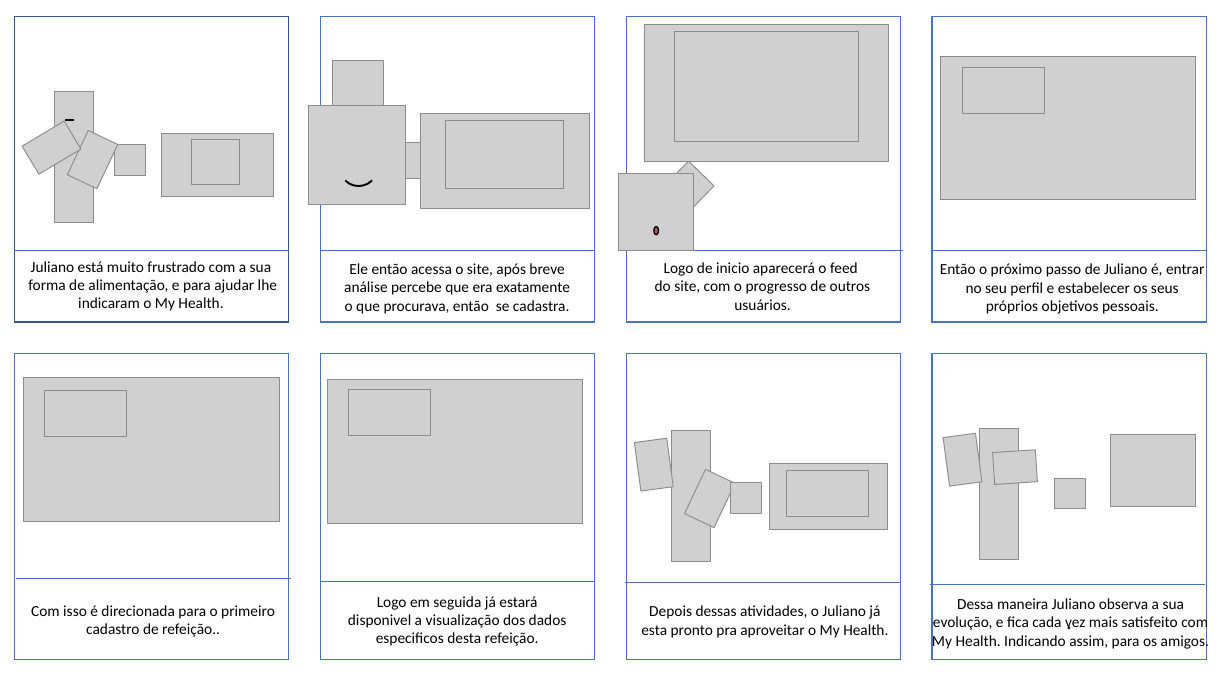
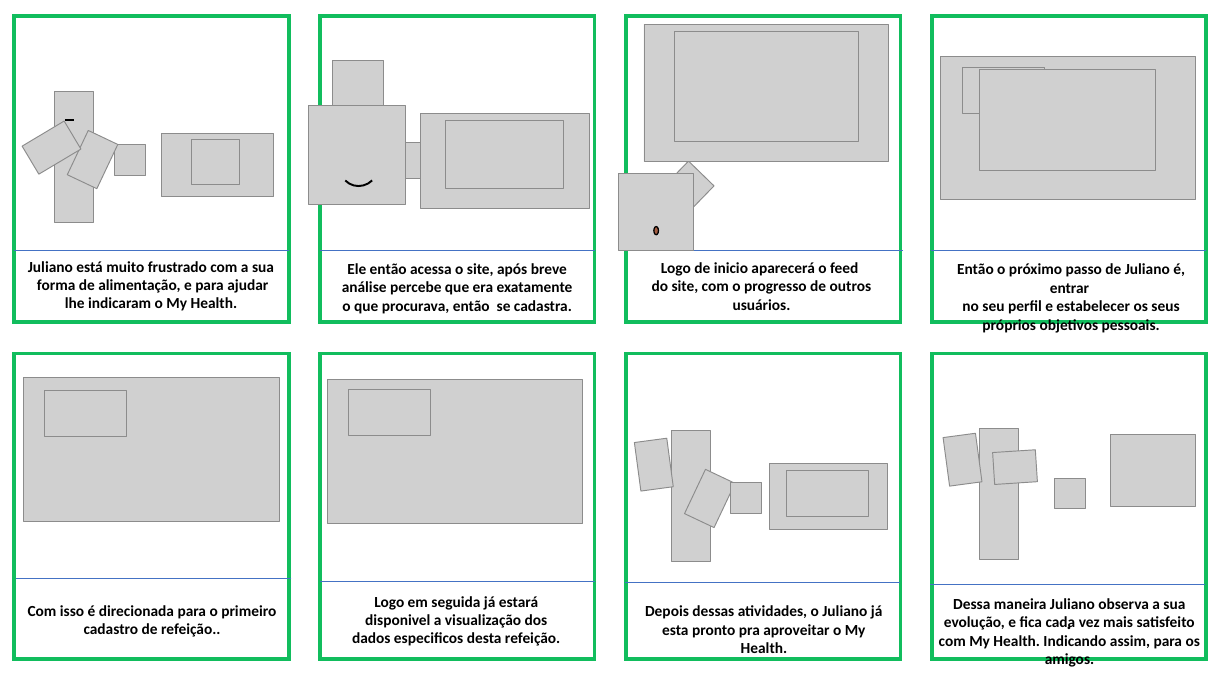
Before and after one commit to mileneoliveira/grupo04-react-web, a slide deck: slide 1 of Documentação/Documentação_Teorica/StoryboardMH.pptx. Drawn at 1232x693 pixels with LibreOffice and Linux fonts; fonts in the diff are those of the drawing; grey boxes stand for pictures. Boxes give left, top, right and bottom in pixels: in the first picture for what was removed or moved away, otherwise in the second. Text is boxed around its words. In the diff, an @@ line names an element or a change of style, - is before the commit and + after.

```diff
--- a/Documentação/Documentação_Teorica/StoryboardMH.pptx
+++ b/Documentação/Documentação_Teorica/StoryboardMH.pptx
@@ rectangle at (14, 17, 288, 323): outline #325491 1 pt to #11BD5D 3 pt @@
@@ picture added at (980, 69, 1156, 171) @@
@@ outline #4472C4 1 pt to #11BD5D 3 pt in 7 elements at (321, 17, 595, 323), (627, 17, 901, 323), (933, 17, 1207, 323), (14, 354, 288, 660), (321, 354, 595, 660), (627, 354, 901, 660), (933, 354, 1207, 660) @@
@@ bold on in 8 elements at (28, 261, 274, 311), (342, 263, 573, 314), (939, 598, 1200, 667), (957, 263, 1185, 333), (652, 262, 872, 310), (352, 596, 560, 646), (645, 605, 883, 638), (28, 605, 276, 637) @@
```
Also in this commit, not shown: 3 other files.
